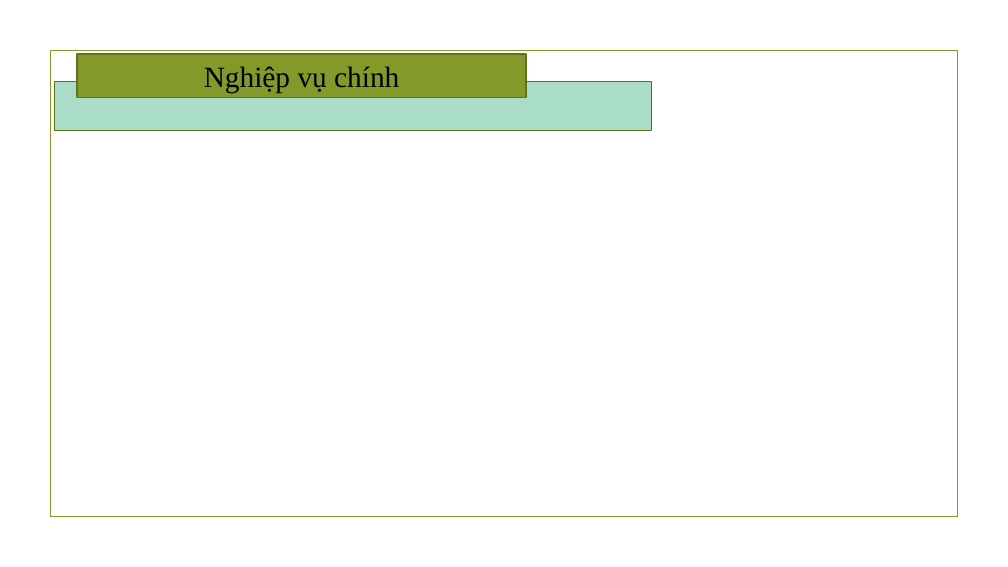
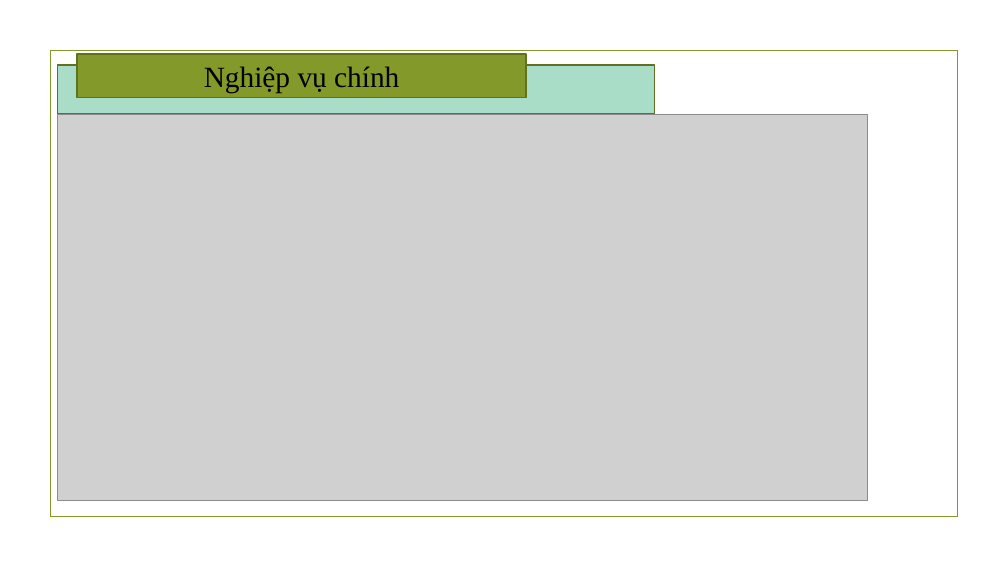
Before and after one commit to Nhom10-WindowNangCao-ThayDanh/DoAnWin, a slide deck: slide 6 of PP.pptx. Drawn at 1008x567 pixels with LibreOffice and Linux fonts; fonts in the diff are those of the drawing; grey boxes stand for pictures; background and template pictures are left out. Boxes give left, top, right and bottom in pixels: in the first picture for what was removed or moved away, otherwise in the second. Text is boxed around its words. In the diff, an @@ line names an element or a change of style, - is before the commit and + after.

```diff
--- a/PP.pptx
+++ b/PP.pptx
@@ rectangle: place and size @@
-rectangle at [54,82,651,131]
+rectangle at [57,65,654,114]
@@ picture added at [57,114,867,500] @@
```
Also in this commit, not shown: 2 slides added.
